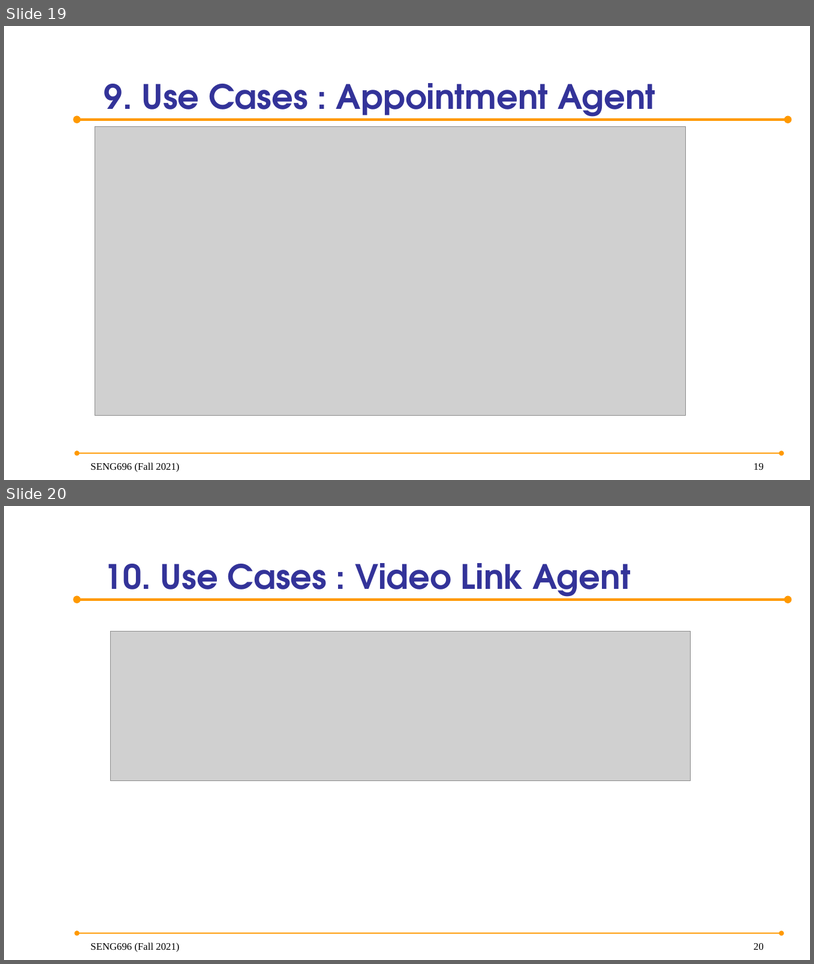
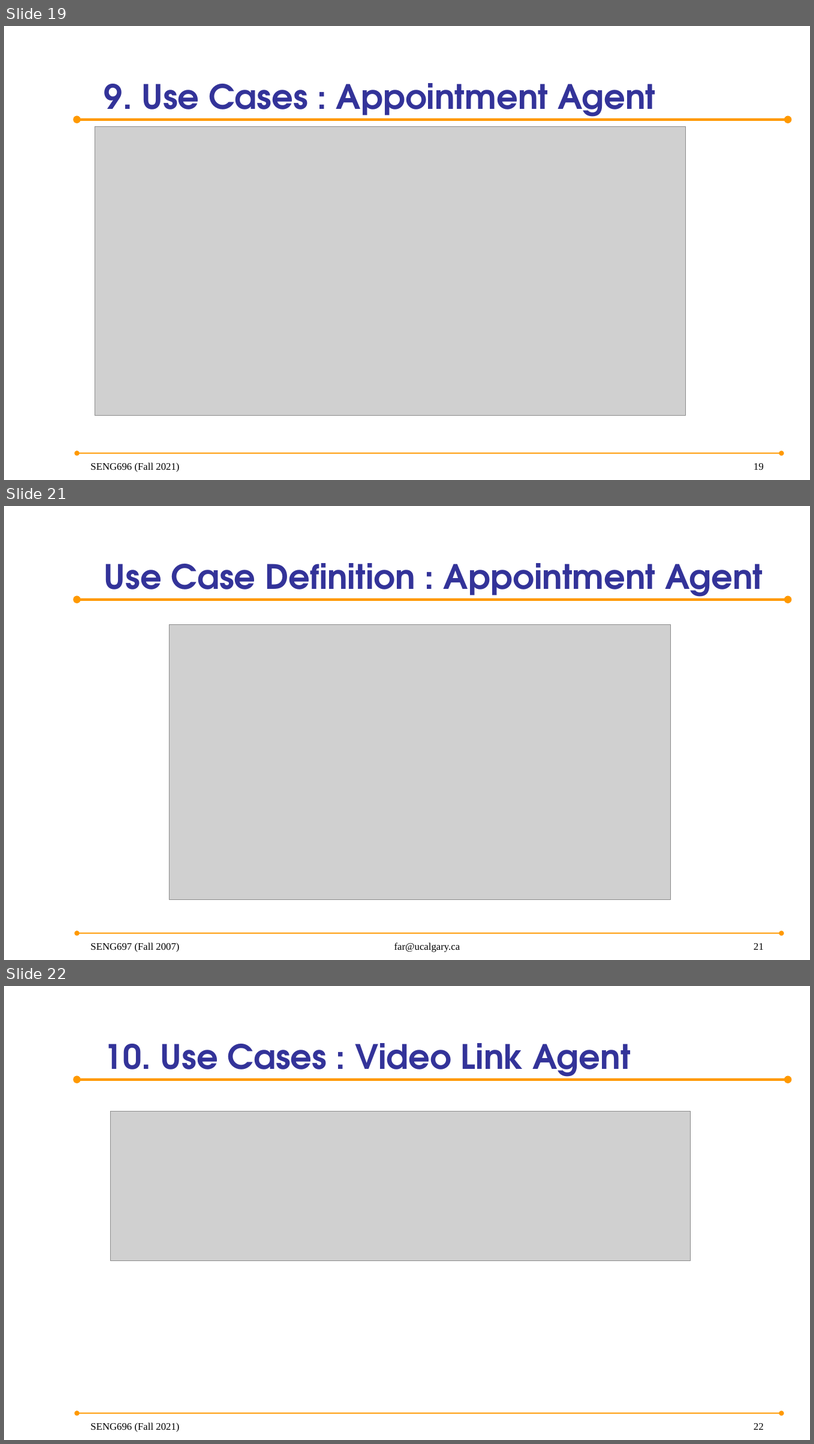
Before and after one commit to anish30145784/SENG696_GroupD, a slide deck: GroupD_ProjectPresentation.pptx. Shown one above the other, each under a label of ours: slides 19 and 20 before the commit, slides 19, 21 and 22 after it; the slides between them are not shown. The pictures are 814x964 and 814x1444 pixels, drawn with LibreOffice and Linux fonts; fonts in the diff are those of the drawing; grey boxes stand for pictures; background and template pictures are left out. Boxes give left, top, right and bottom in pixels: in the first picture for what was removed or moved away, otherwise in the second. Text is boxed around its words. In the diff, an @@ line names an element or a change of style, - is before the commit and + after.

Commit message:
Added Use Case Definations for Assignment 2

```diff
--- a/GroupD_ProjectPresentation.pptx
+++ b/GroupD_ProjectPresentation.pptx
@@ slide 21 added at (4,506,810,960), background picture (left out); not listed: 2 template elements that a slide beside it also shows @@
@@ title added at (104,563,763,601), 40 pt, text #333399, bold @@
+Use Case Definition : Appointment Agent
@@ picture added at (170,625,671,899) @@
@@ text added at (90,942,179,952), 12 pt, text #000000 @@
+SENG697 (Fall 2007)
@@ text added at (395,942,461,952), 12 pt, text #000000 @@
+far@ucalgary.ca
@@ page number added at (754,943,764,949), 12 pt, text #000000 @@
+21
@@ what was slide 20 is now slide 22 @@
@@ page number at (754,1423,764,1429): text changed @@
-20
+22
```
Also in this commit, not shown: 3 other slides added, 3 other files.
